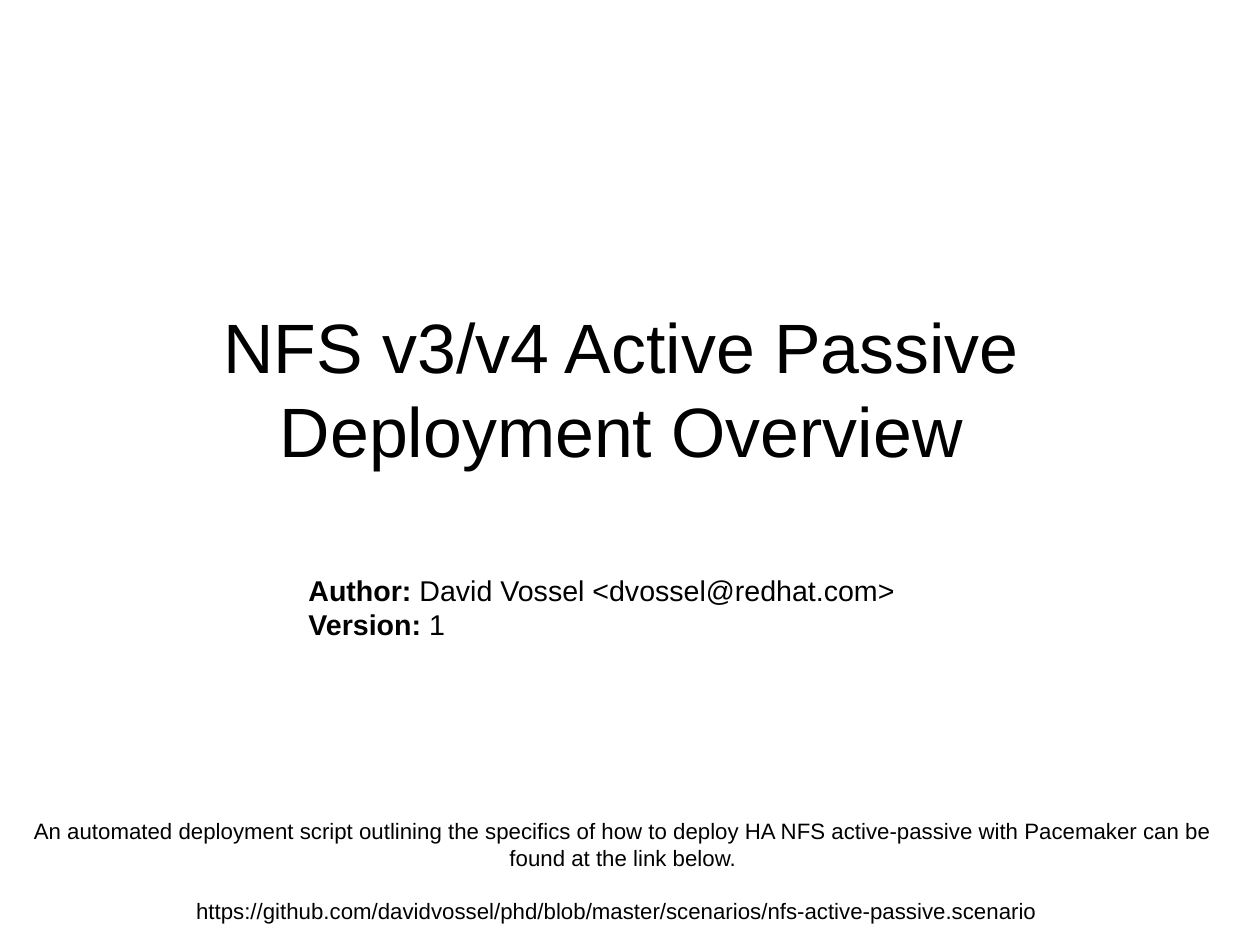
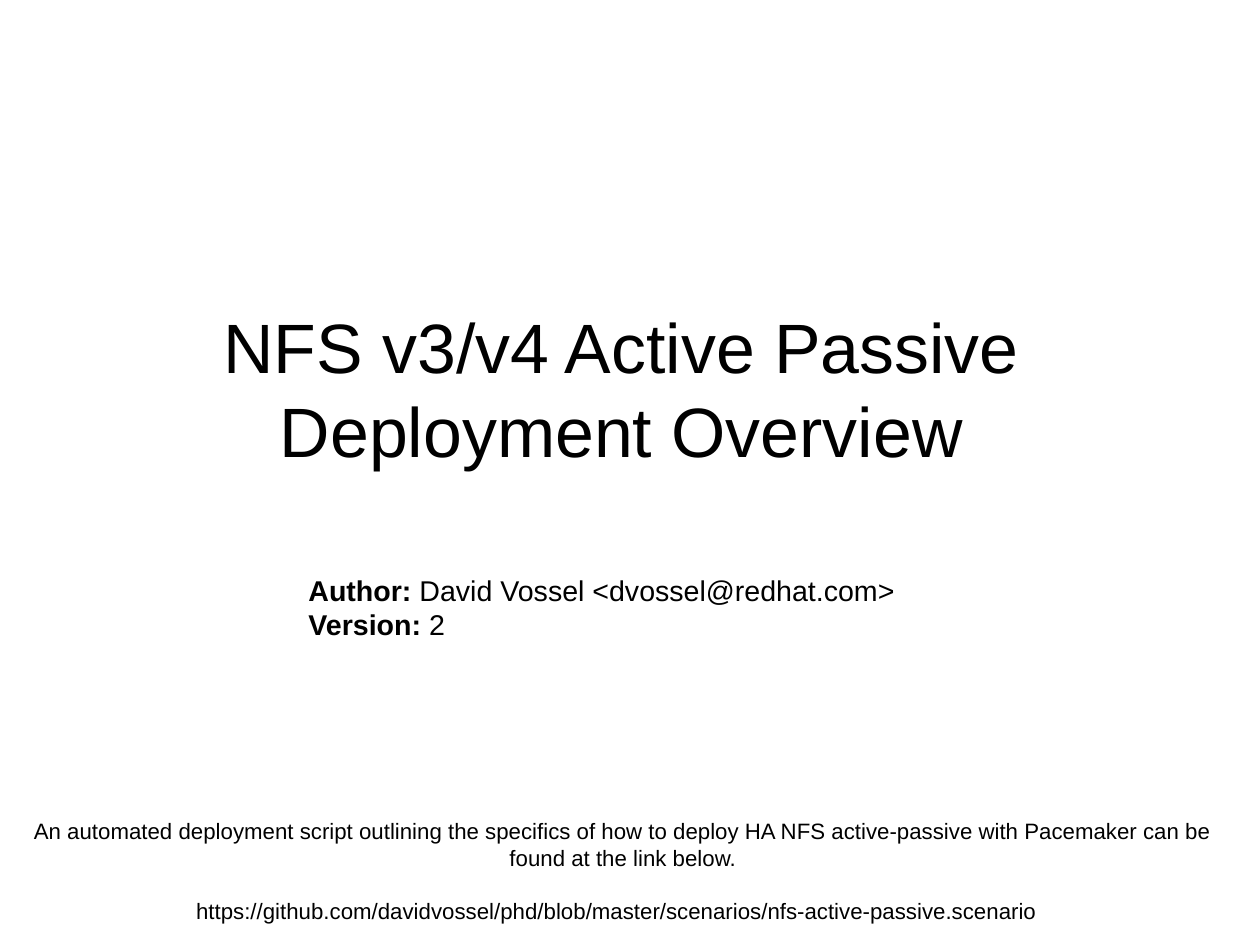
Before and after one commit to davidvossel/phd, a slide deck: slide 1 of doc/presentations/nfs-ap-overview.odp. Drawn at 1260x945 pixels with LibreOffice and Linux fonts; fonts in the diff are those of the drawing. Boxes give left, top, right and bottom in pixels: in the first picture for what was removed or moved away, otherwise in the second. Text is boxed around its words. In the diff, an @@ line names an element or a change of style, - is before the commit and + after.

Commit message:
Low: nfs-aa-overview: Fixes typoes in presentation slides

```diff
--- a/doc/presentations/nfs-ap-overview.odp
+++ b/doc/presentations/nfs-ap-overview.odp
@@ text at (x1=308, y1=614, x2=445, y2=636): text changed @@
-Version: 1
+Version: 2
```
Also in this commit, not shown: 8 other slides changed, 1 other file.
